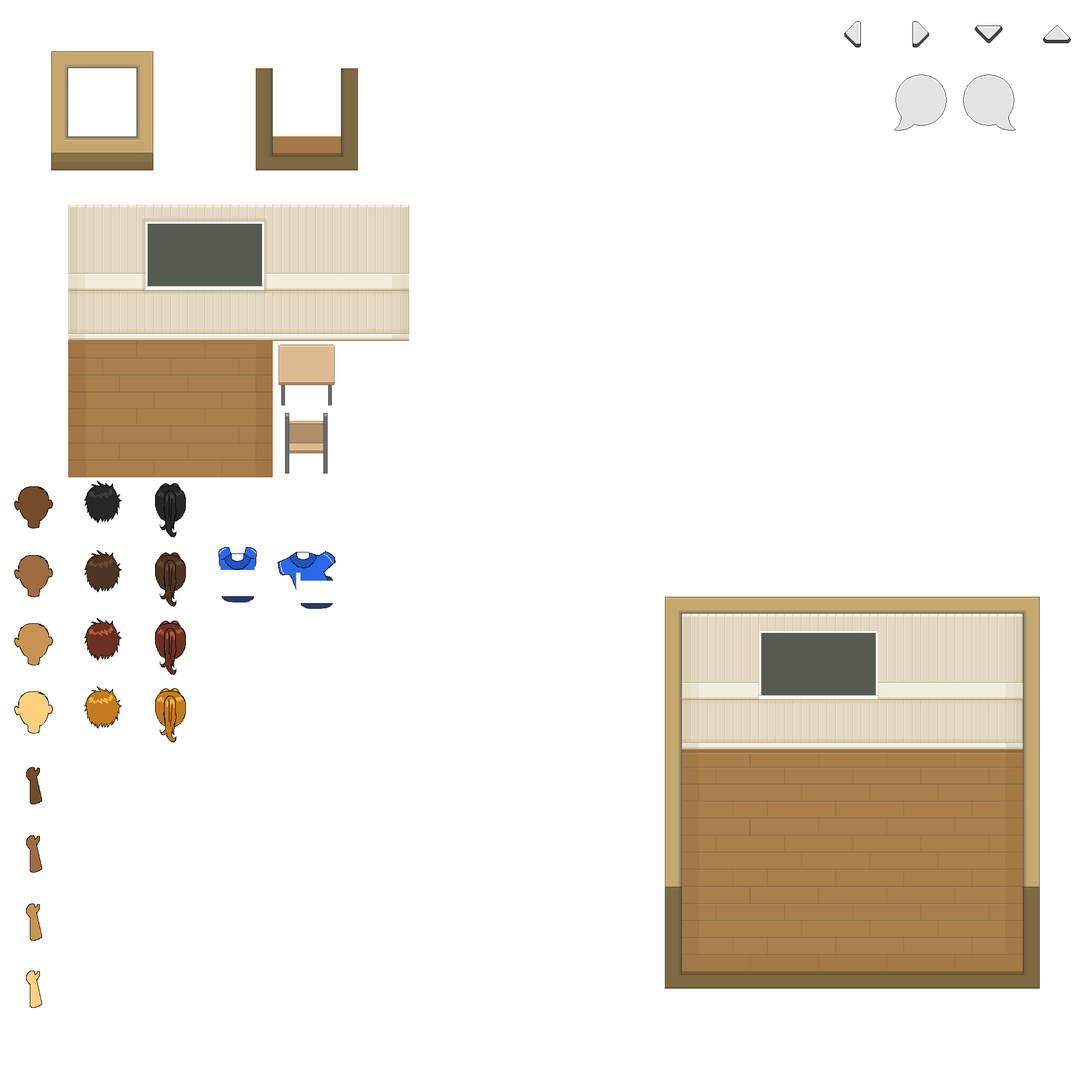
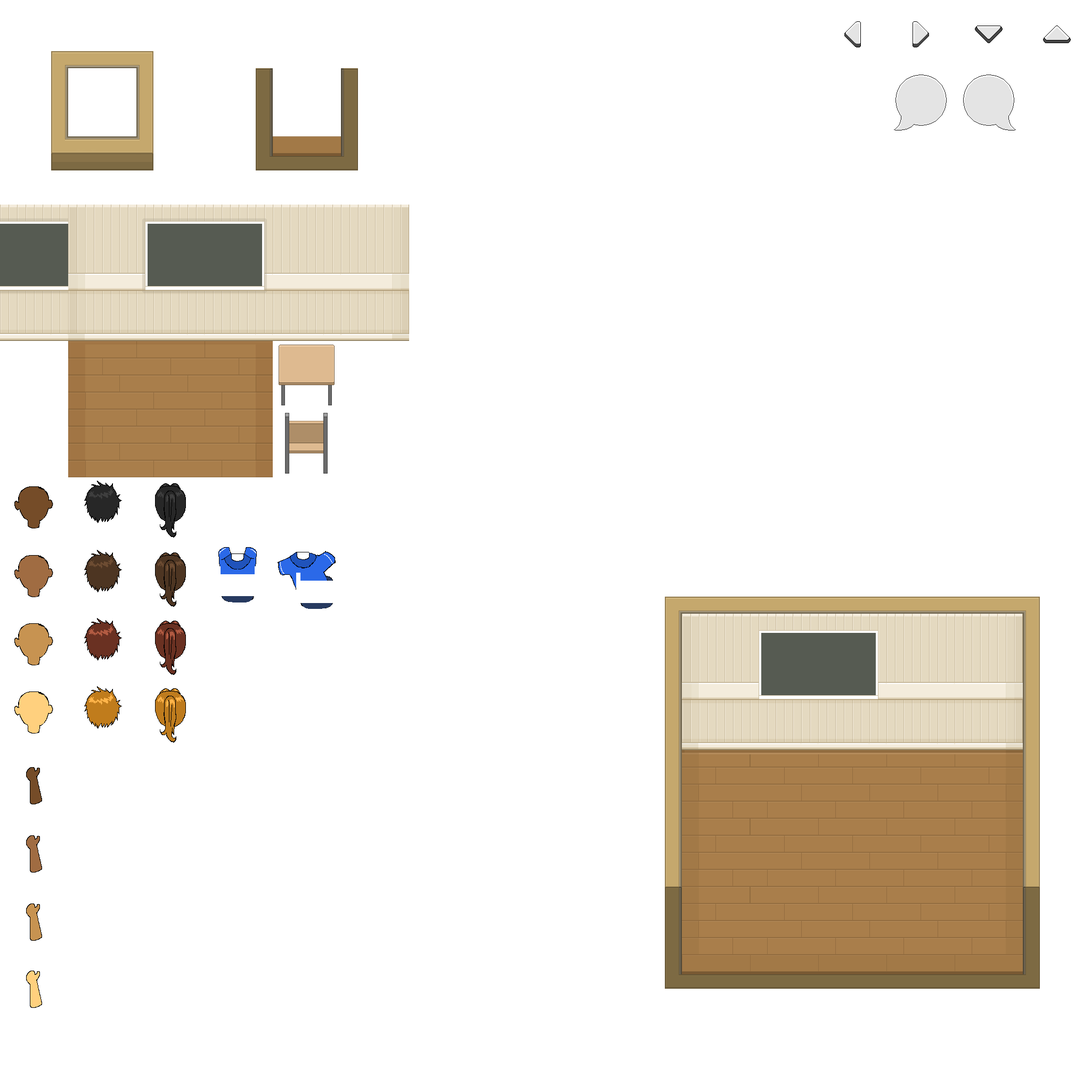
Comparing the layer stacks of the two 1091×1091 images. Changes:
painted on "TorsoDefault" over [220, 569, 255, 575]
added layer "Layer 15" above "Layer 9" over [0, 204, 69, 342]
